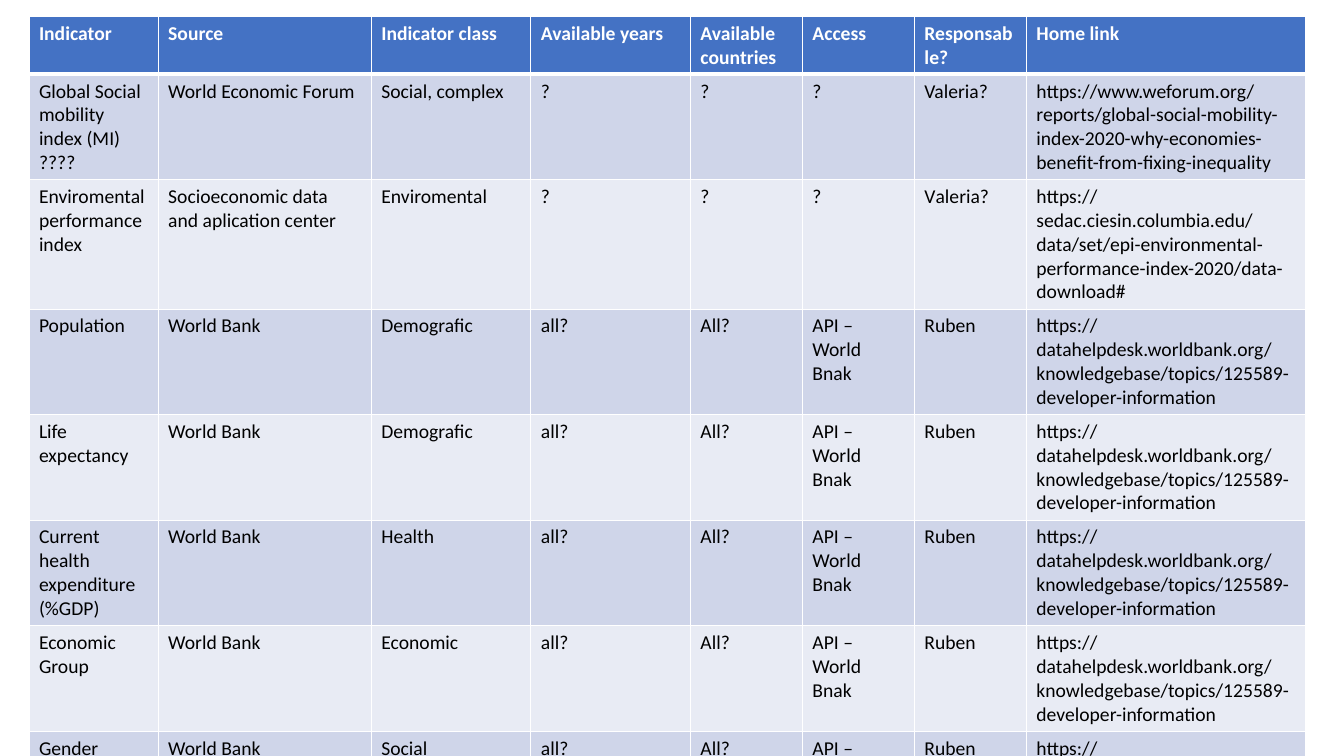
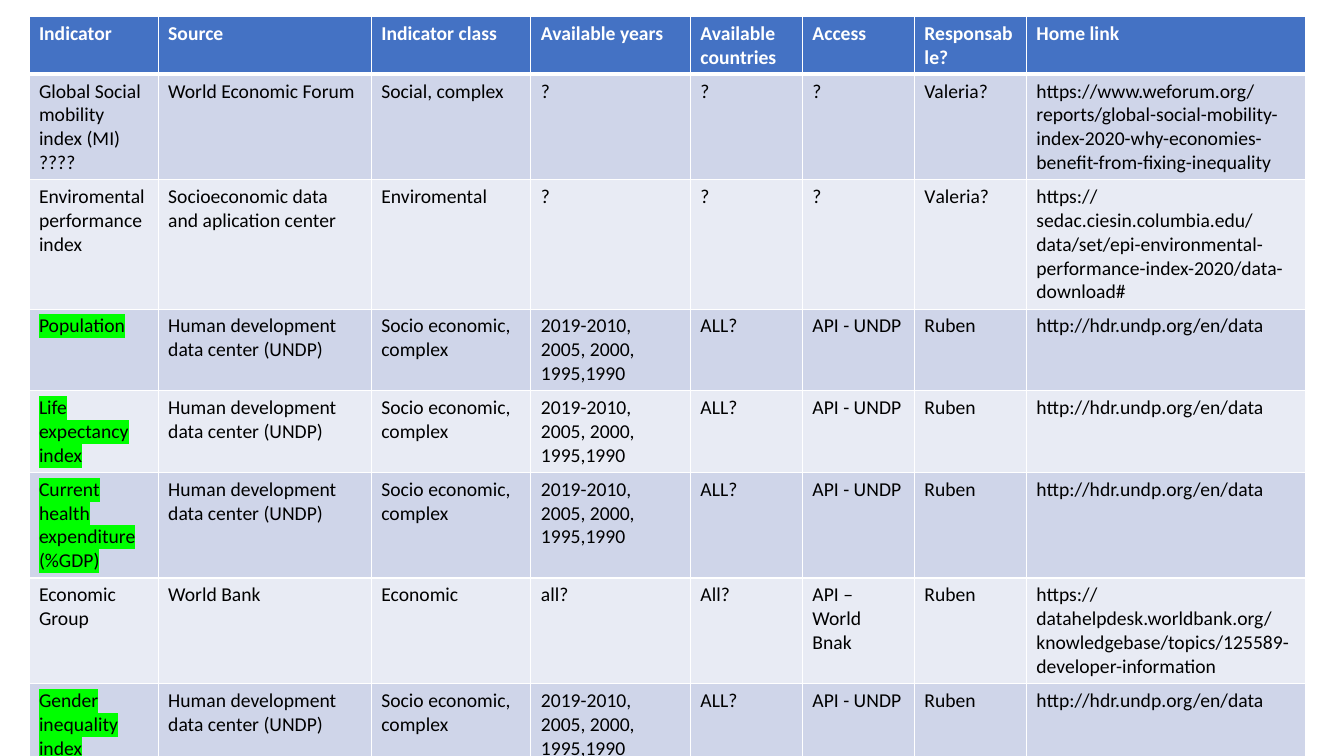
Before and after one commit to rjlopez2/ADS-_CAS_Bern_2020, a slide deck: slide 3 of Projects/M3/Project.pptx. Drawn at 1344x756 pixels with LibreOffice and Linux fonts; fonts in the diff are those of the drawing. Boxes give left, top, right and bottom in pixels: in the first picture for what was removed or moved away, otherwise in the second. Text is boxed around its words. In the diff, an @@ line names an element or a change of style, - is before the commit and + after.

```diff
--- a/Projects/M3/Project.pptx
+++ b/Projects/M3/Project.pptx
@@ table at box(29, 16, 1305, 756) @@
-row 4: Population | World Bank | Demografic | all? | All? | API – World Bnak | Ruben | https://datahelpdesk.worldbank.org/knowledgebase/topics/125589-developer-information
+row 4: Population | Human development data center (UNDP) | Socio economic, complex | 2019-2010, / 2005, 2000, / 1995,1990 | ALL? | API - UNDP | Ruben | http://hdr.undp.org/en/data
-row 5: Life expectancy | World Bank | Demografic | all? | All? | API – World Bnak | Ruben | https://datahelpdesk.worldbank.org/knowledgebase/topics/125589-developer-information
+row 5: Life expectancy index | Human development data center (UNDP) | Socio economic, complex | 2019-2010, / 2005, 2000, / 1995,1990 | ALL? | API - UNDP | Ruben | http://hdr.undp.org/en/data
-row 6: Current health expenditure (%GDP) | World Bank | Health | all? | All? | API – World Bnak | Ruben | https://datahelpdesk.worldbank.org/knowledgebase/topics/125589-developer-information
+row 6: Current health expenditure (%GDP) | Human development data center (UNDP) | Socio economic, complex | 2019-2010, / 2005, 2000, / 1995,1990 | ALL? | API - UNDP | Ruben | http://hdr.undp.org/en/data
-row 8: Gender equality index | World Bank | Social | all? | All? | API – World Bnak | Ruben | https://datahelpdesk.worldbank.org/knowledgebase/topics/125589-developer-information
+row 8: Gender inequality index | Human development data center (UNDP) | Socio economic, complex | 2019-2010, / 2005, 2000, / 1995,1990 | ALL? | API - UNDP | Ruben | http://hdr.undp.org/en/data
@@ highlight none to #00FF00 in "Population", "Current health expenditure (%GDP)" @@
```
Also in this commit, not shown: 2 other slides changed, 2 other files.
